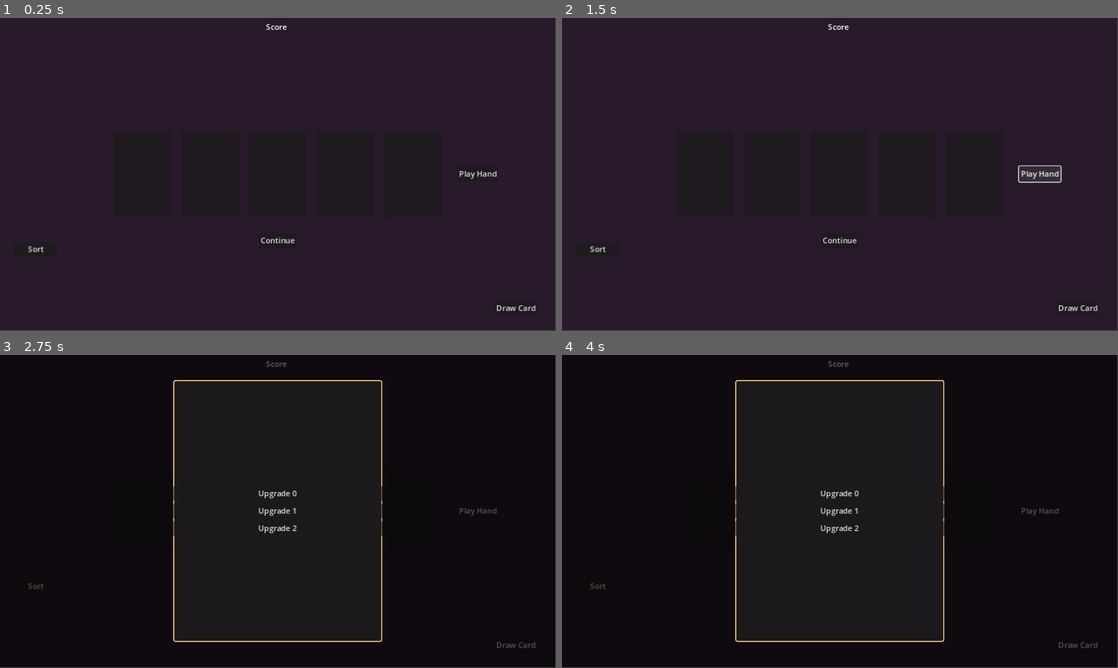
Above: before the commit, frames 1-4 (two rows, left to right).
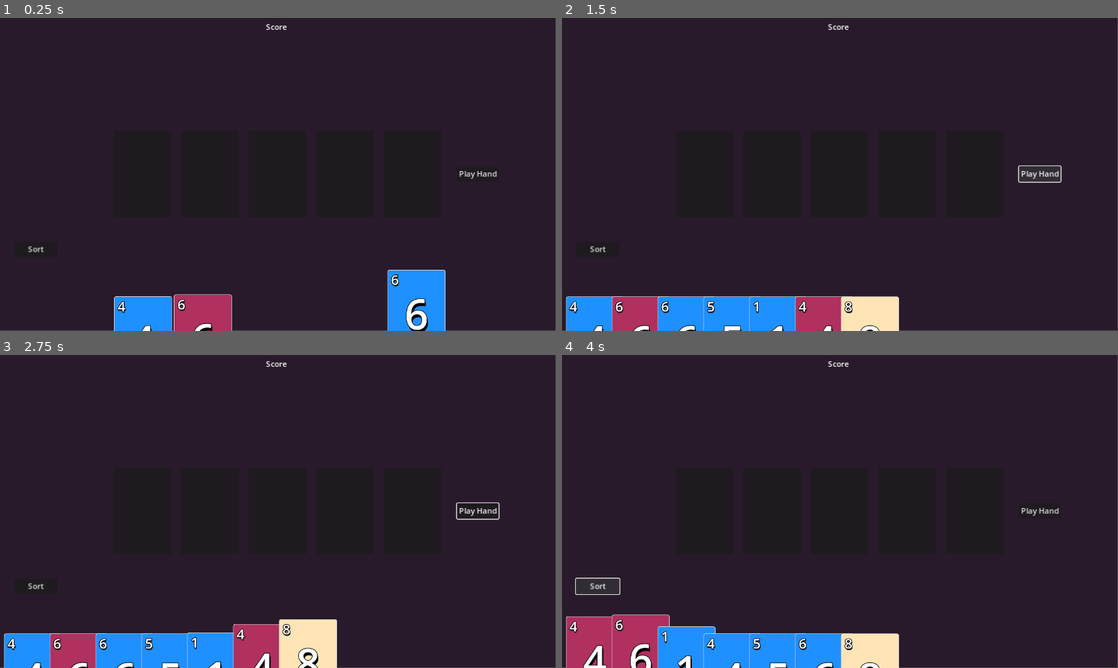
Above: after the commit, the same moments.

Repository: jwapobie/uno-cards
Game: Godot game, scene res://scenes/game_loop.tscn
Same seed, same stepped clock (60 frames per second), same inputs: the game is played once before the commit and once after it.
Inputs (mouse positions are in pixels of both pictures, inside the frame that each line leads up to):
- Up to frame 1 (0.25 s): no input
- Up to frame 2 (1.5 s): click "Play Hand" at 0.5 s; click "Play Hand" at 1.25 s
- Up to frame 3 (2.75 s): click (278, 577) at 2 s, where only the run before the commit has a clickable "Continue"
- Up to frame 4 (4 s): click (840, 577) at 2.75 s, where only the run before the commit has a clickable "Continue"; click "Sort" at 3.5 s

The runs differ from the first frame. In frame 1, 4.6% of the frame differs, in the area x 20-97%, y 70-100%; in frame 2, 6.7%; in frame 3, 64%, in the area x 0-100%, y 0-100%; in frame 4, 64%.

Commit message:
show continue button after hand played

Diff:
--- a/scenes/gameplay.gd
+++ b/scenes/gameplay.gd
@@ -16,12 +16,24 @@
 		deck = CardDeck.new_deck()
 		deck.reset()
 	continue_button.pressed.connect(_show_upgrades)
+	continue_button.visible = false
+	event_handler.register_handler(Event.Type.HAND_PLAYED, _after_hand_played, EventHandPlayed.Order.POST_SCORING, 0)
+	draw_count(7)
+
+func draw_count(num: int) -> void:
+	for i in range(num):
+		_draw_card()
+		await get_tree().create_timer(0.1).timeout
 
 func _draw_card() -> void:
 	var card := deck.draw_one()
 	if card:
 		card_hand.add_card(card)
 
+func _after_hand_played(event: EventHandPlayed) -> void:
+	if event.played_by_id == 0:
+		continue_button.visible = true
+
 func _show_upgrades() -> void:
 	upgrade_screen.visible = true
 	upgrade_screen.show_upgrades()
--- a/scenes/gameplay.tscn
+++ b/scenes/gameplay.tscn
@@ -49,6 +49,7 @@
 text = "Sort"
 
 [node name="Button" type="Button" parent="."]
+visible = false
 layout_mode = 1
 anchors_preset = 3
 anchor_left = 1.0
--- a/scripts/event_bus/events/hand_played.gd
+++ b/scripts/event_bus/events/hand_played.gd
@@ -1,7 +1,7 @@
 extends Event
 class_name EventHandPlayed
 
-enum Order {PER_CARD, POST_HAND}
+enum Order {PER_CARD, POST_HAND, POST_SCORING}
 
 #var card_id :int
 var cards: Array[Card]
